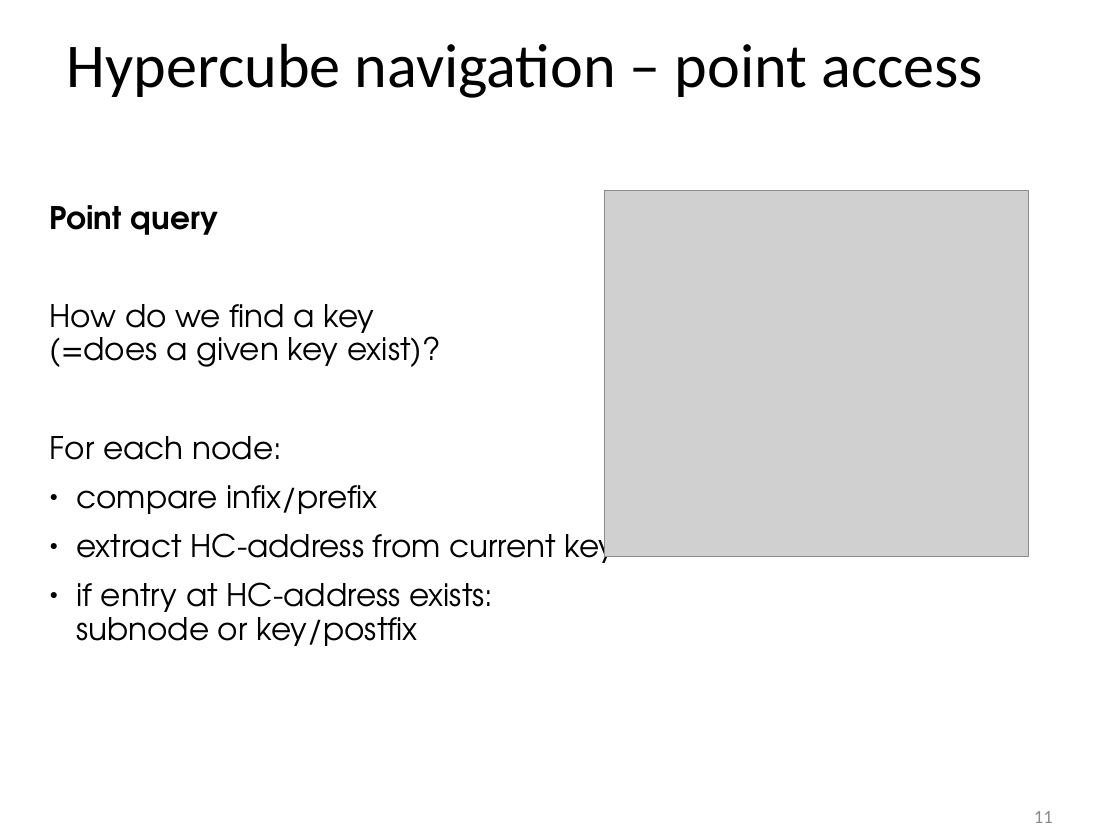
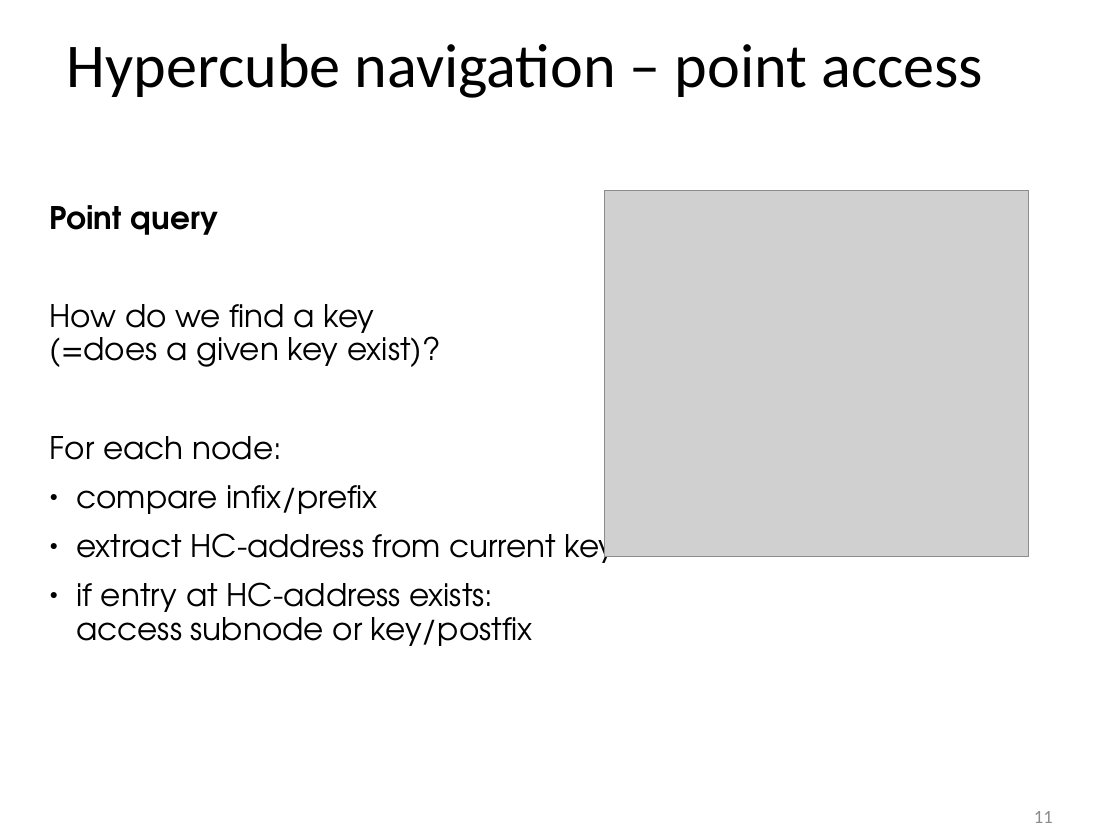
Before and after one commit to tzaeschke/phtree-site, a slide deck: slide 11 of originals/PH-tree-presentation-2018.odp. Drawn at 1120x840 pixels with LibreOffice and Linux fonts; fonts in the diff are those of the drawing; grey boxes stand for pictures. Boxes give left, top, right and bottom in pixels: in the first picture for what was removed or moved away, otherwise in the second. Text is boxed around its words. In the diff, an @@ line names an element or a change of style, - is before the commit and + after.

```diff
--- a/originals/PH-tree-presentation-2018.odp
+++ b/originals/PH-tree-presentation-2018.odp
@@ text at (76, 582, 533, 646): text changed @@
-● if entry at HC-address exists:
-  subnode or key/postfix
+● if entry at HC-address exists:
+  access subnode or key/postfix
```
Also in this commit, not shown: 11 other slides changed, 8 slides added, 12 slides removed, 15 other files.
